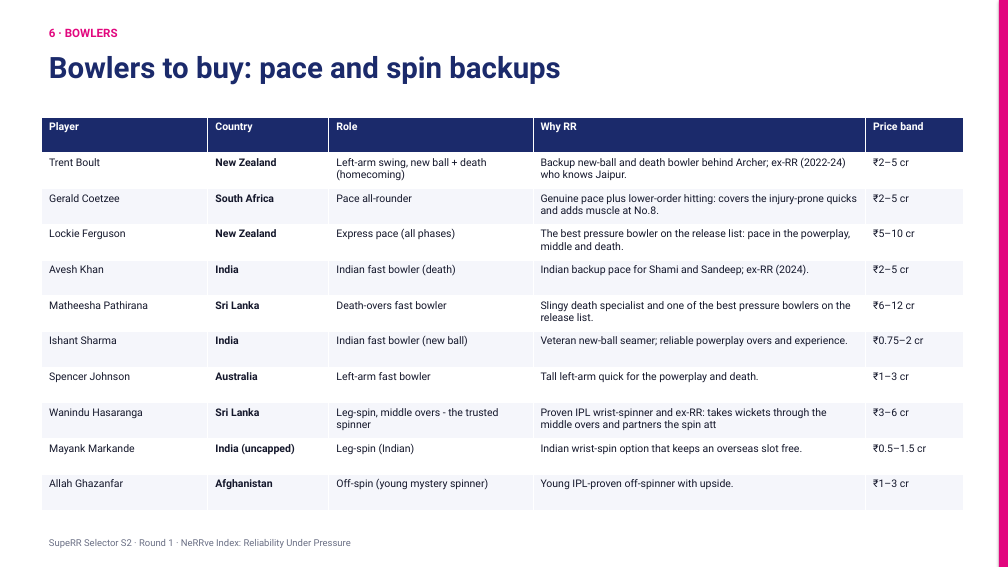
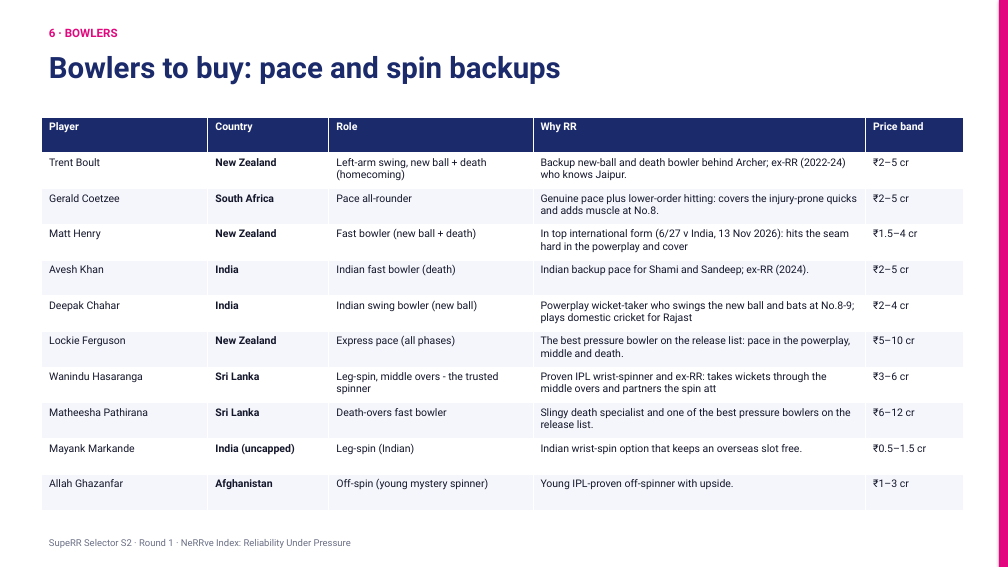
Before and after one commit to KoduruChandrasekhar/RRAuction-, a slide deck: slide 10 of submission/NeRRve_Deck.pptx. Drawn at 1008x567 pixels with LibreOffice and Linux fonts; fonts in the diff are those of the drawing. Boxes give left, top, right and bottom in pixels: in the first picture for what was removed or moved away, otherwise in the second. Text is boxed around its words. In the diff, an @@ line names an element or a change of style, - is before the commit and + after.

```diff
--- a/submission/NeRRve_Deck.pptx
+++ b/submission/NeRRve_Deck.pptx
@@ table at bbox=[42, 117, 964, 510] @@
+row 4: Matt Henry | New Zealand | Fast bowler (new ball + death) | In top international form (6/27 v India, 13 Nov 2026): hits the seam hard in the powerplay and cover | ₹1.5–4 cr
+row 5: Avesh Khan | India | Indian fast bowler (death) | Indian backup pace for Shami and Sandeep; ex-RR (2024). | ₹2–5 cr
+row 6: Deepak Chahar | India | Indian swing bowler (new ball) | Powerplay wicket-taker who swings the new ball and bats at No.8-9; plays domestic cricket for Rajast | ₹2–4 cr
-row 5: Avesh Khan | India | Indian fast bowler (death) | Indian backup pace for Shami and Sandeep; ex-RR (2024). | ₹2–5 cr
+row 8: Wanindu Hasaranga | Sri Lanka | Leg-spin, middle overs - the trusted spinner | Proven IPL wrist-spinner and ex-RR: takes wickets through the middle overs and partners the spin att | ₹3–6 cr
-row 7: Ishant Sharma | India | Indian fast bowler (new ball) | Veteran new-ball seamer; reliable powerplay overs and experience. | ₹0.75–2 cr
-row 8: Spencer Johnson | Australia | Left-arm fast bowler | Tall left-arm quick for the powerplay and death. | ₹1–3 cr
-row 9: Wanindu Hasaranga | Sri Lanka | Leg-spin, middle overs - the trusted spinner | Proven IPL wrist-spinner and ex-RR: takes wickets through the middle overs and partners the spin att | ₹3–6 cr
```
Also in this commit, not shown: 6 other slides changed, 1 slide added, 10 other files.
